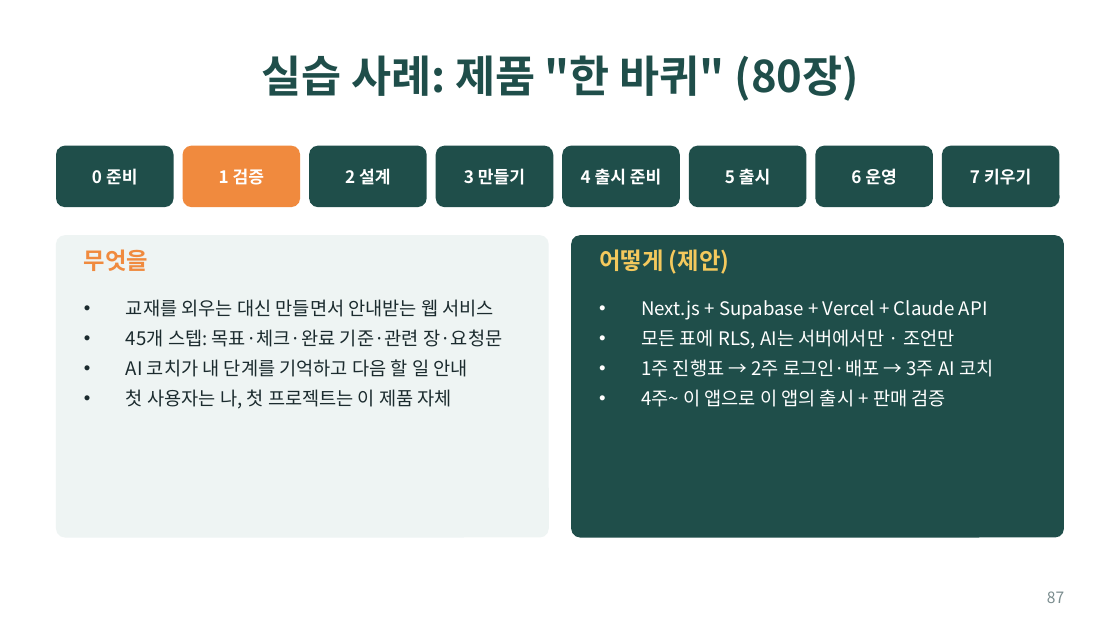
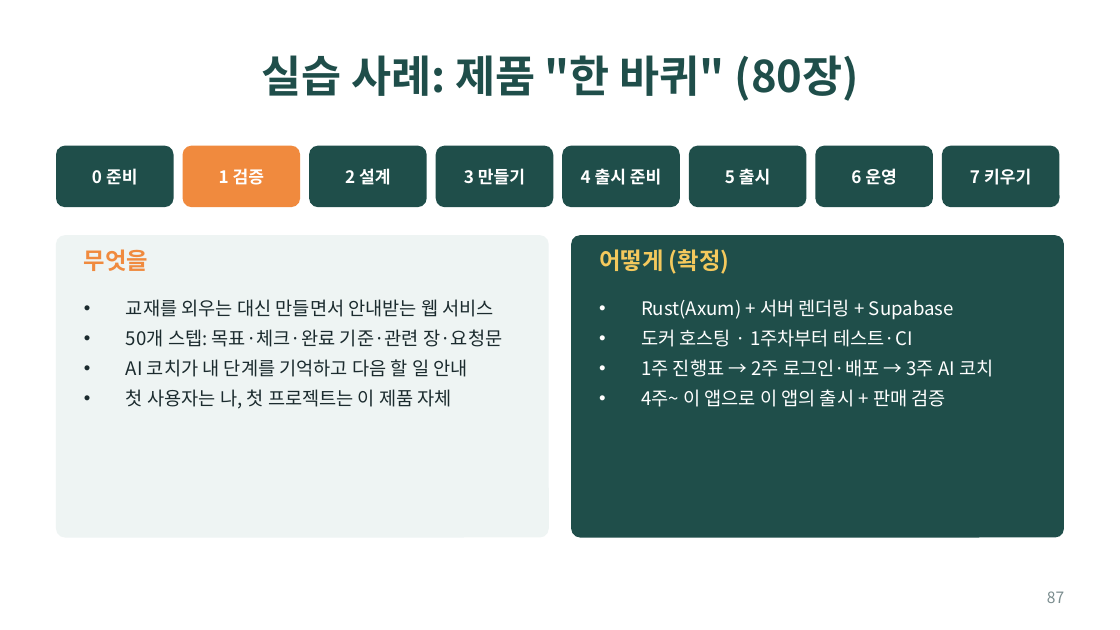
Before and after one commit to bincodin-ko/stanford-study, a slide deck: slide 87 of slides/internet-business-101.pptx. Drawn at 1120x630 pixels with LibreOffice and Linux fonts; fonts in the diff are those of the drawing. Boxes give left, top, right and bottom in pixels: in the first picture for what was removed or moved away, otherwise in the second. Text is boxed around its words. In the diff, an @@ line names an element or a change of style, - is before the commit and + after.

```diff
--- a/slides/internet-business-101.pptx
+++ b/slides/internet-business-101.pptx
@@ text at bbox=[599, 249, 730, 274]: text changed @@
-어떻게 (제안)
+어떻게 (확정)
@@ text at bbox=[641, 299, 954, 347]: text changed @@
-• Next.js + Supabase + Vercel + Claude API
-• 모든 표에 RLS, AI는 서버에서만 · 조언만
+• Rust(Axum) + 서버 렌더링 + Supabase
+• 도커 호스팅 · 1주차부터 테스트·CI
@@ text at bbox=[126, 329, 502, 347]: text changed @@
-• 45개 스텝: 목표·체크·완료 기준·관련 장·요청문
+• 50개 스텝: 목표·체크·완료 기준·관련 장·요청문
```
Also in this commit, not shown: 1 slide added, 19 other files.
